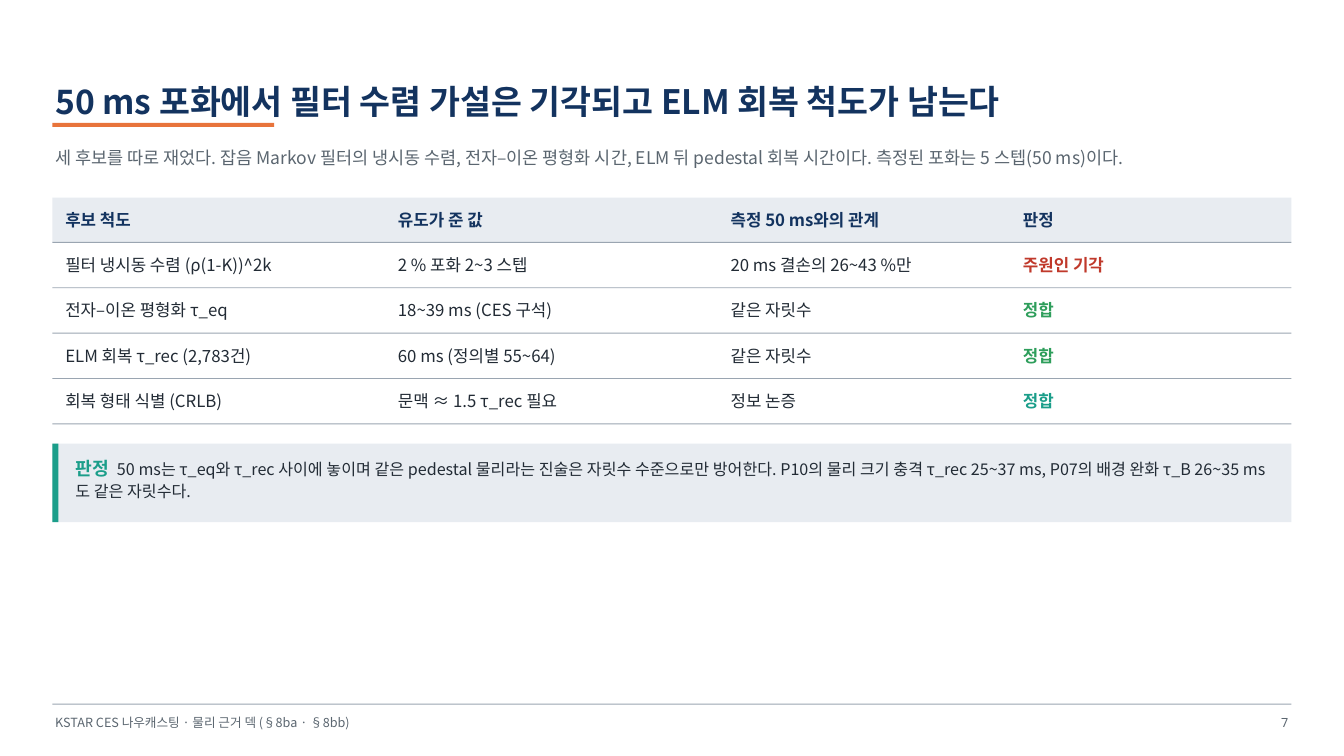
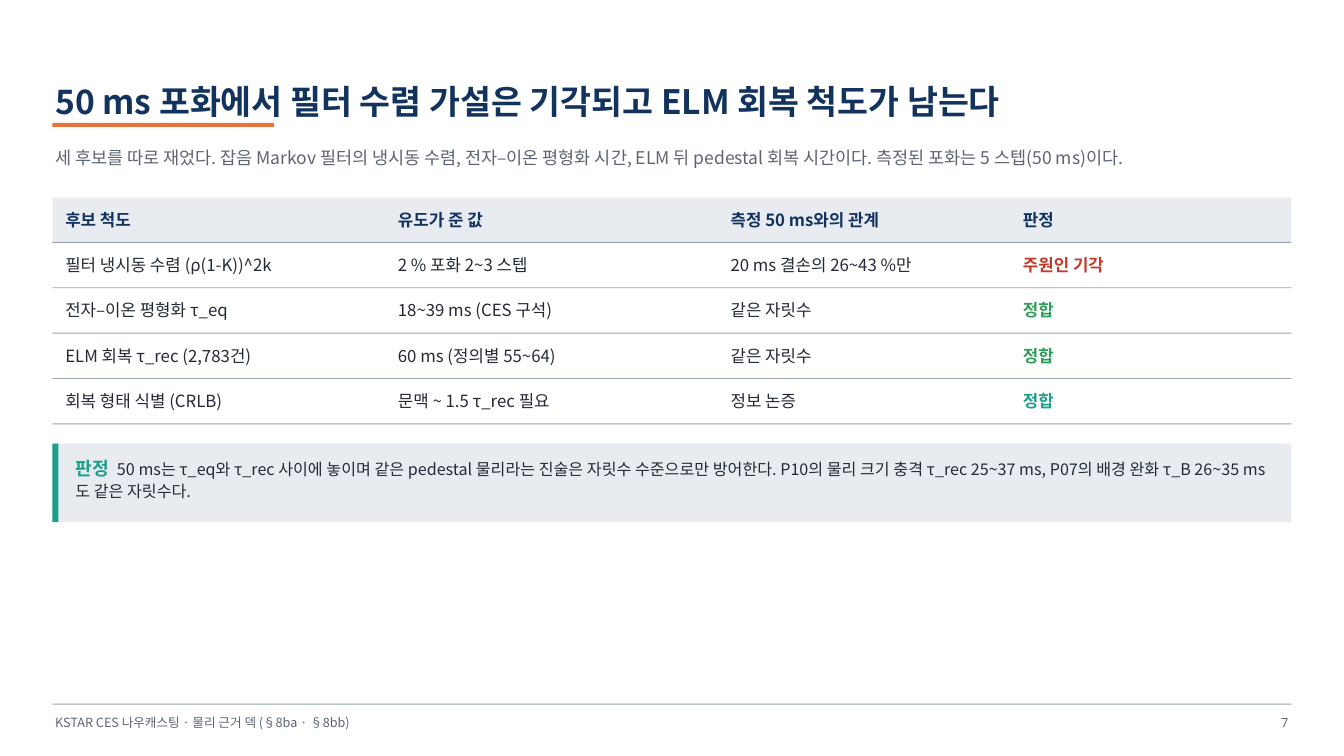
Before and after one commit to iseungsang01/ml-intern-revision, a slide deck: slide 9 of docs/presentation/KSTAR_CES_물리근거.pptx. Drawn at 1344x756 pixels with LibreOffice and Linux fonts; fonts in the diff are those of the drawing. Boxes give left, top, right and bottom in pixels: in the first picture for what was removed or moved away, otherwise in the second. Text is boxed around its words. In the diff, an @@ line names an element or a change of style, - is before the commit and + after.

```diff
--- a/docs/presentation/KSTAR_CES_물리근거.pptx
+++ b/docs/presentation/KSTAR_CES_물리근거.pptx
@@ text at (398,393,550,410): text changed @@
-문맥 ≈ 1.5 τ_rec 필요
+문맥 ~ 1.5 τ_rec 필요
```
Also in this commit, not shown: 6 other slides changed, 1 other file.
